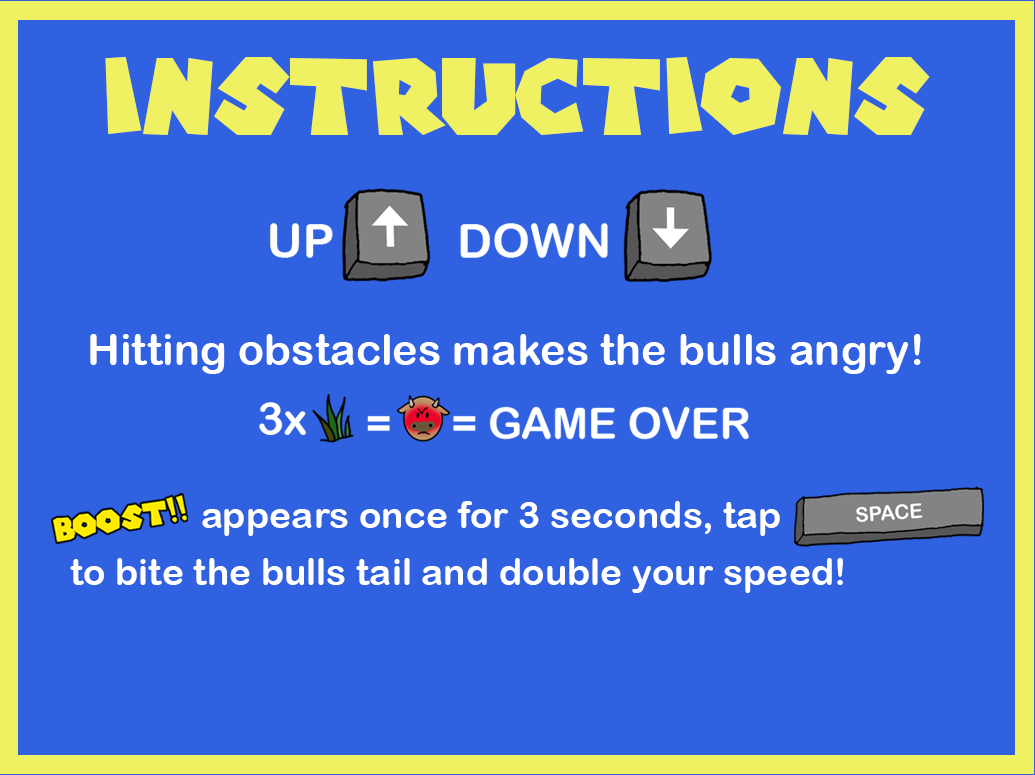
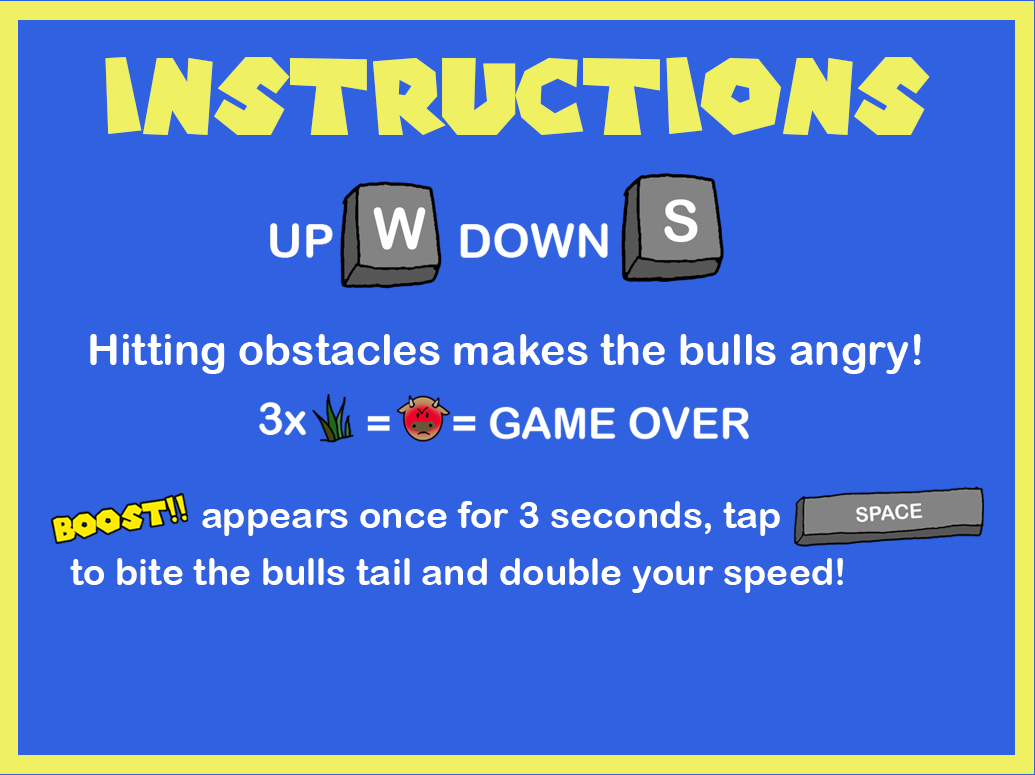
Two versions of the same layered image (1035x775). Layer-by-layer changes:
added layer "Layer 8" above "Layer 7" over bbox(621, 173, 724, 282)
added layer "Layer 7" above "Instructions" over bbox(340, 181, 442, 289)
